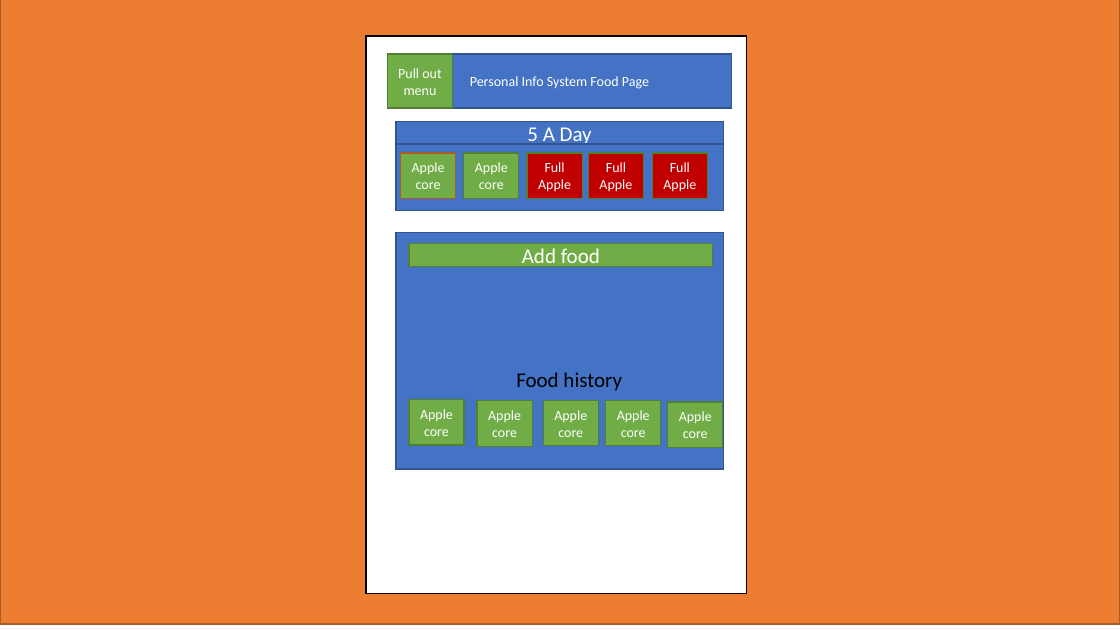
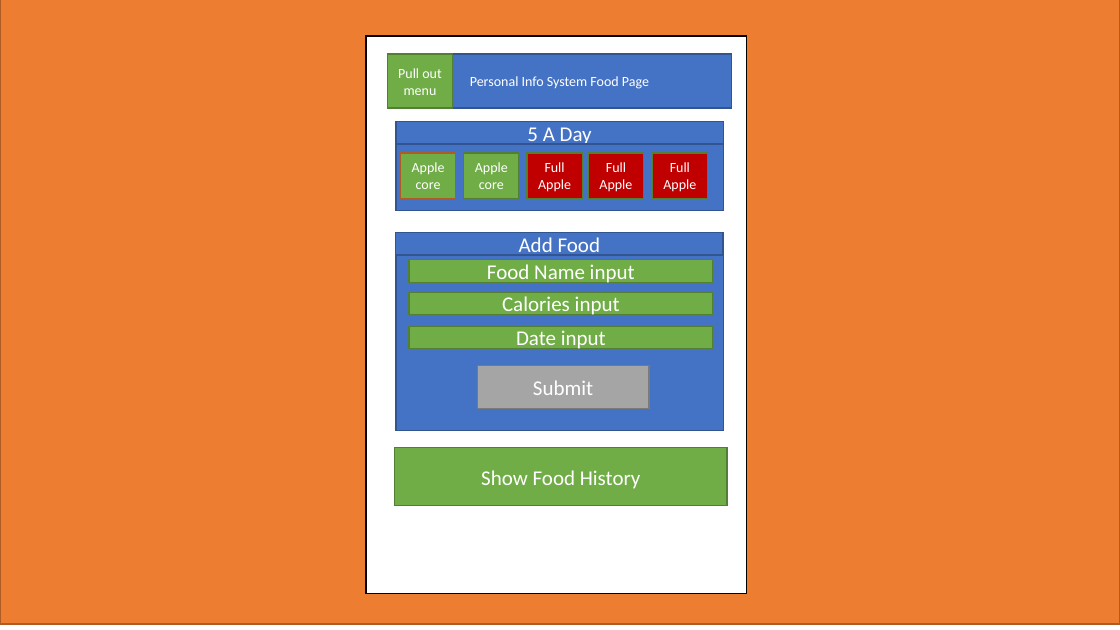
Before and after one commit to CM10313-Group-19/Personal-Infomatics-Software, a slide deck: slide 3 of ProjectInformation/Powerpoint designs/V1/powerpoint design.pptx. Drawn at 1120x630 pixels with LibreOffice and Linux fonts; fonts in the diff are those of the drawing. Boxes give left, top, right and bottom in pixels: in the first picture for what was removed or moved away, otherwise in the second. Text is boxed around its words. In the diff, an @@ line names an element or a change of style, - is before the commit and + after.

```diff
--- a/ProjectInformation/Powerpoint designs/V1/powerpoint design.pptx
+++ b/ProjectInformation/Powerpoint designs/V1/powerpoint design.pptx
@@ rectangle: place and size @@
-rectangle at (396,233,723,470)
+rectangle at (396,233,723,431)
@@ rectangle "Add Food": place and size @@
-rectangle "Add Food" at (409,244,713,266)
+rectangle "Add Food" at (396,233,723,255)
@@ rectangle "Add Food" at (396,233,723,255): fill #70AD47 to #4472C4; outline #538035 1 pt to #325491 1 pt @@
@@ text in rectangle at (519,237,601,256): text changed @@
-Add food
+Add Food
@@ rectangle added at (409,260,713,282), fill #70AD47, outline #538035 1 pt, 18 pt, text #FFFFFF @@
+Food Name input
@@ rectangle added at (409,292,713,315), fill #70AD47, outline #538035 1 pt, 18 pt, text #FFFFFF @@
+Calories input
@@ rectangle added at (409,326,713,349), fill #70AD47, outline #538035 1 pt, 18 pt, text #FFFFFF @@
+Date input
@@ rectangle added at (477,365,649,409), fill #A5A5A5, outline #7A7A7A 1 pt, 18 pt, text #FFFFFF @@
+Submit
@@ rectangle removed at (409,400,465,445) @@
-Apple core
@@ rectangle removed at (477,401,533,446) @@
-Apple core
@@ rectangle removed at (544,401,599,446) @@
-Apple core
@@ rectangle removed at (606,401,661,446) @@
-Apple core
@@ rectangle removed at (668,402,723,448) @@
-Apple core
@@ rectangle "Show Food History": place and size @@
-rectangle "Show Food History" at (516,372,622,391)
+rectangle "Show Food History" at (395,448,727,506)
@@ rectangle "Show Food History" at (395,448,727,506): vertical alignment top to middle; fill none to #70AD47; outline none to #538035 1 pt @@
@@ text in rectangle at (481,470,641,489): text changed; text colour #000000 to #FFFFFF @@
-Food history
+Show Food History
```
Also in this commit, not shown: 6 other slides changed, 13 slides added.
